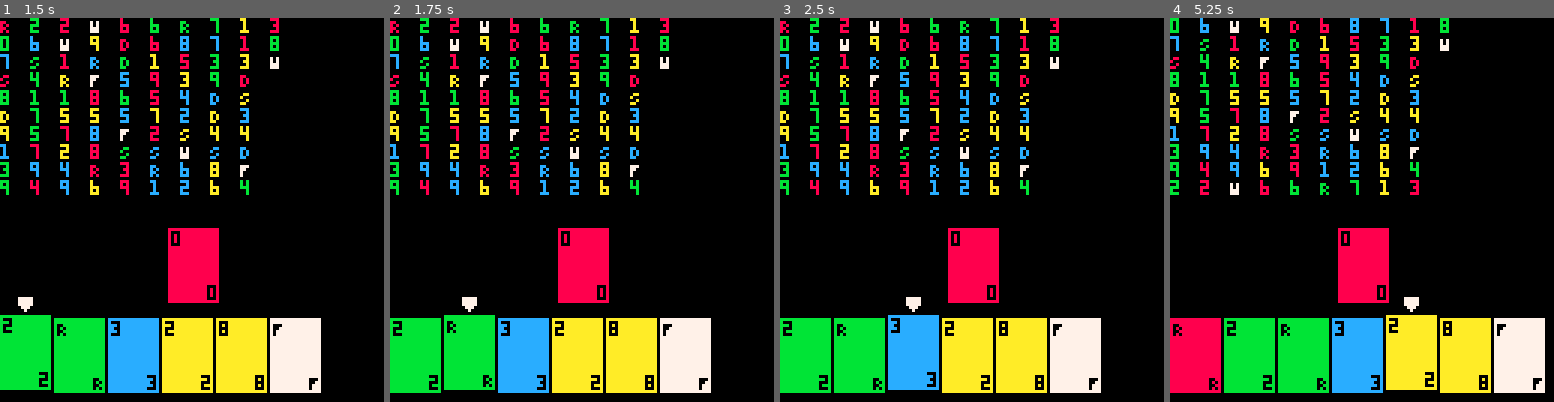
Above: before the commit, frames 1-4 (left to right).
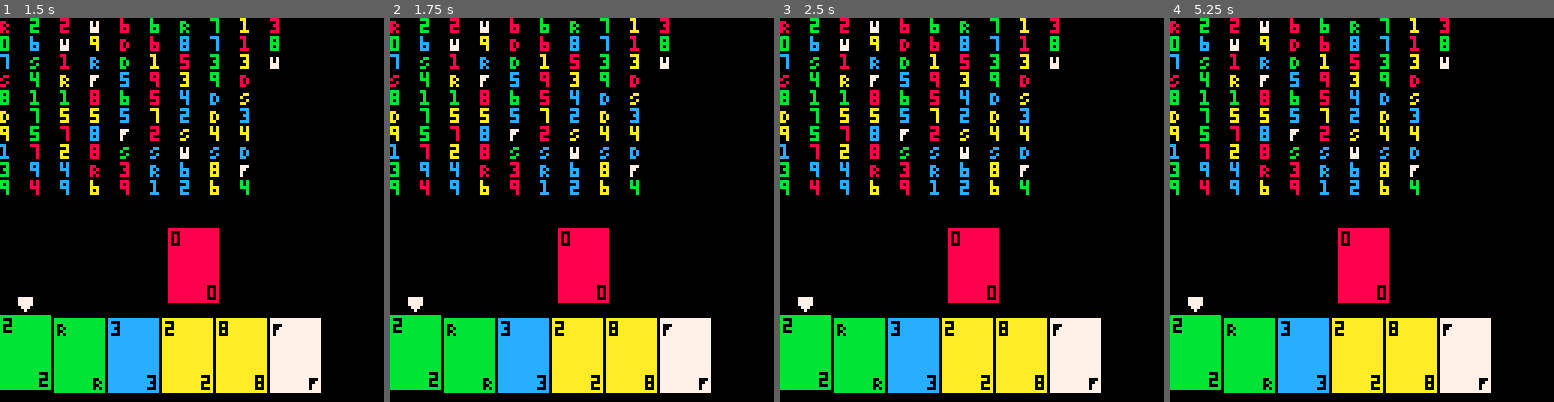
Above: after the commit, the same moments.

Repository: jakeharris/picuno
Game: PICO-8 cartridge carts/picuno.p8
Same seed, same stepped clock (60 frames per second), same inputs: the game is played once before the commit and once after it.
Inputs:
- Up to frame 1 (1.5 s): tap O (Z key) at 0.7 s
- Up to frame 2 (1.75 s): hold Right from 1.6 s (still down); tap O (Z key) at 1.7 s
- Up to frame 3 (2.5 s): release Right at 2.1 s; tap O (Z key) at 2.1 s; hold Up 2.15-2.42 s; hold Right from 2.47 s (still down)
- Up to frame 4 (5.25 s): tap O (Z key) every 0.4 s from 2.5 to 4.9 s; release Right at 3.03 s; hold Left 3.08-3.58 s; hold Down 3.63-3.97 s; hold Right 4.02-4.68 s; hold Up 4.73-5.03 s; hold Left from 5.08 s (still down)

Frame 1 is identical in both runs. In frame 2, 0.9% of the frame differs, in the area x 0-28%, y 72-98%; in frame 3, 1.0%; in frame 4, 20%, in the area x 0-98%, y 0-98%.

Commit message:
Resolve playing a card & turn order

Diff:
--- a/carts/picuno.p8
+++ b/carts/picuno.p8
@@ -27,8 +27,10 @@
 deck = {}
 hands = {}
 discard = {}
+current_player = 1
 cursor = 1
 leftmost = 1
+turn_order = 1
 is_wild_selection_mode = false
 wild_cursor = 1
 debug_string = ''
@@ -60,11 +62,14 @@
 end
 
 function _update()
-  if is_wild_selection_mode then
-    handle_wild_selection_mode_input()
-  else
-    handle_input()
-  end
+  if current_player == 1 then
+    if is_wild_selection_mode then
+      handle_wild_selection_mode_input()
+    else
+      handle_input()
+    end
+  end
+
 end
 
 function _draw()
@@ -172,6 +177,8 @@
 
       if played_card.color == 4 then
         is_wild_selection_mode = true
+      else
+        resolve_card(played_card)
       end
     else
       -- play an ernnt sound
@@ -216,6 +223,7 @@
   if btnp(4) then -- z/action/square button
     discard[#discard].color = wild_cursor - 1
     is_wild_selection_mode = false
+    resolve_card(discard[#discard])
   end
 end
 
@@ -310,6 +318,36 @@
   end
   hand = sort(hand, compare_cards)
   return hand
+end
+
+function resolve_card(last_card)
+  if last_card.rank == 10 then -- reverse
+    turn_order *= -1
+    if #hands == 2 then increment_player() end
+  elseif last_card.rank == 11 then -- skip
+    increment_player()
+  elseif last_card.rank == 12 then -- draw two
+    increment_player()
+    add(hands[current_player], draw(deck))
+    add(hands[current_player], draw(deck))
+  elseif last_card.rank == 14 then -- wild draw four
+    increment_player()
+    add(hands[current_player], draw(deck))
+    add(hands[current_player], draw(deck))
+    add(hands[current_player], draw(deck))
+    add(hands[current_player], draw(deck))
+  end
+  increment_player()
+end
+
+function increment_player()
+  current_player += turn_order
+
+  if current_player > #hands then
+    current_player = 1
+  elseif current_player < 1 then
+    current_player = #hands
+  end
 end
 
 -- LIBRARY FUNCTIONS
